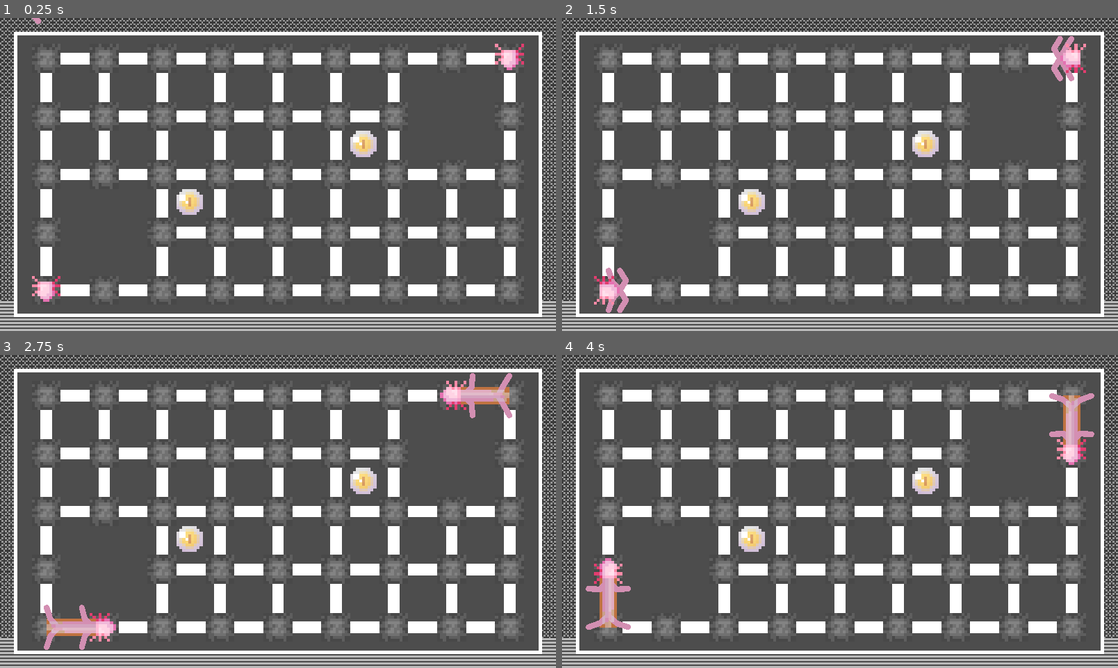
Above: before the commit, frames 1-4 (two rows, left to right).
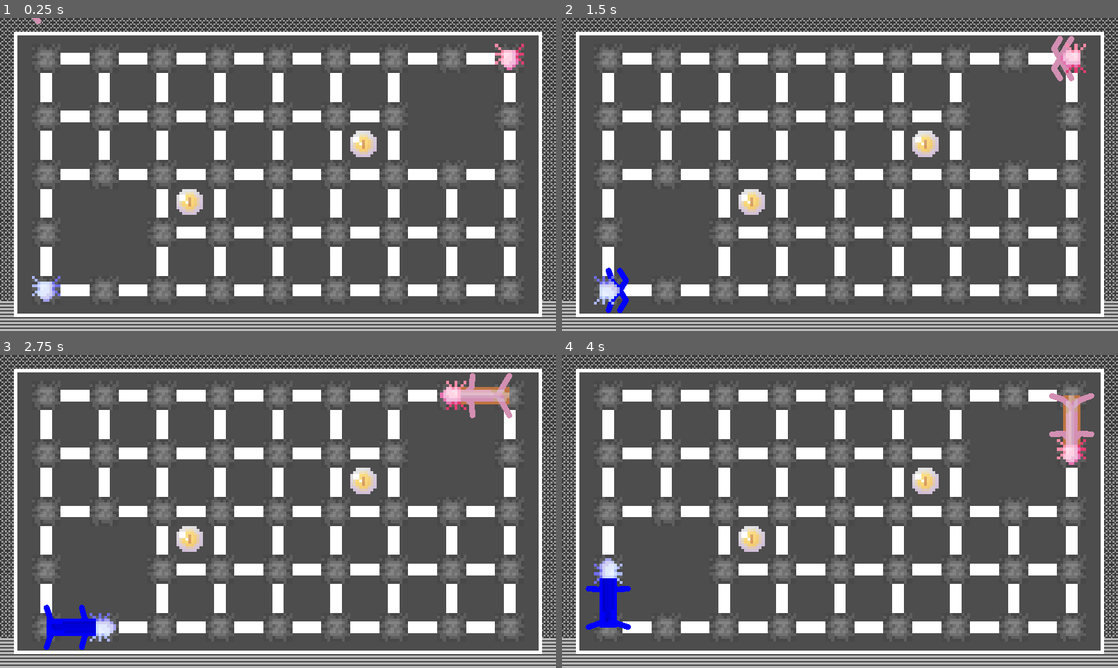
Above: after the commit, the same moments.

Repository: r8114wjbn9118/Hello-Godot-Game-Jam-1
Game: Godot game, scene res://Map/Map.tscn
Same seed, same stepped clock (60 frames per second), same inputs: the game is played once before the commit and once after it. The engine's default icon, where the game draws it, is replaced by a stand-in: a white triangle on a blue panel in a dark square.
Inputs:
- Up to frame 1 (0.25 s): no input
- Up to frame 2 (1.5 s): tap Enter (ui_accept) at 0.5, 0.77 s; hold Right (ui_right) 0.53-1.28 s; hold Z (z) 0.53-1.28 s; hold Down (ui_down) from 1.28 s (still down); tap Z (z) at 1.35 s
- Up to frame 3 (2.75 s): tap Enter (ui_accept) at 1.52, 2 s; release Down (ui_down) at 2.03 s; hold Right (ui_right) from 2.03 s (still down); hold Z (z) from 2.03 s (still down)
- Up to frame 4 (4 s): release Right (ui_right) at 2.78 s; release Z (z) at 2.78 s; hold Up (ui_up) 2.78-3.53 s; tap Z (z) at 2.85 s; tap Enter (ui_accept) at 3.02, 3.77 s; hold Left (ui_left) from 3.53 s (still down); hold Z (z) from 3.53 s (still down)

The runs differ from the first frame. In frame 1, 0.2% of the frame differs, in the area x 5-11%, y 82-91%; in frame 2, 0.5%; in frame 3, 0.9%, in the area x 7-21%, y 79-95%; in frame 4, 0.9%.

Commit message:
add param to set worm color in map

Diff:
--- a/Map/Map.tscn
+++ b/Map/Map.tscn
@@ -48,6 +48,7 @@
 [node name="MainWorm" parent="Worm" instance=ExtResource("9_tj3aa")]
 unique_name_in_owner = true
 position = Vector2(80, 470)
+color = 0
 
 [node name="SubWorm" parent="Worm" instance=ExtResource("9_tj3aa")]
 unique_name_in_owner = true
--- a/Map/wormManager.gd
+++ b/Map/wormManager.gd
@@ -17,7 +17,12 @@
 		main_worm.move_speed = value
 		sub_worm.move_speed = value
 		move_speed = value
-var max_move_distance:int = 8
+var max_move_distance:int = 8:
+	set(value):
+		main_worm.max_move_distance = value
+		sub_worm.max_move_distance = value
+		max_move_distance = value
+
 
 var body = []
 
@@ -30,8 +35,9 @@
 func initialize(move_speed, max_move_distance):
 	self.move_speed = move_speed
 	self.max_move_distance = max_move_distance
-
-	init_pos()
+	main_worm.init()
+	sub_worm.init()
+
 	move_path = [main_worm.game_pos]
 
 	#create_body() # NOTE 已放進Worm
@@ -40,11 +46,8 @@
 	GameManager.prohibit_action(false)
 
 func init_pos():
-	main_worm.game_pos = point_manager.get_point_game_pos(main_worm.position)
-	main_worm.position = point_manager.get_point_position(main_worm.game_pos)
-
-	sub_worm.game_pos = point_manager.get_point_game_pos(sub_worm.position)
-	sub_worm.position = point_manager.get_point_position(sub_worm.game_pos)
+	main_worm.init_pos()
+	sub_worm.init_pos()
 
 #func create_body():
 	#var main_worm_body = main_worm.create_body(max_move_distance)
--- a/MapItems/WormTail/body/BodyLine.gd
+++ b/MapItems/WormTail/body/BodyLine.gd
@@ -1,3 +1,4 @@
+@tool
 extends LineManager
 class_name BodyLine
 
@@ -6,6 +7,15 @@
 @onready var FL = %LegIk_FL
 @onready var BR = %LegIk_BR
 @onready var BL = %LegIk_BL
+
+var leg_color:
+	set(value):
+		leg_color = value
+		if value is Color:
+			if FR: FR.line.default_color = value
+			if FL: FL.line.default_color = value
+			if BR: BR.line.default_color = value
+			if BL: BL.line.default_color = value
 
 func _ready() -> void:
 	## 身體長度
@@ -20,7 +30,7 @@
 
 	var curve:Curve2D = $Path2D.curve
 	curve.clear_points()
-	for i in line.points.duplicate():
+	for i in points:
 		curve.add_point(i)
 	const FRONT_POS = 0.2
 	const BACK_POS = 0.8
@@ -31,17 +41,19 @@
 	Path.progress_ratio = FRONT_POS
 	Path_pos = Path.global_position
 	Path_rotate = Path.global_rotation
-	printt(Path.progress_ratio, Path_pos, Path_rotate)
-	FR.position = Path_pos
-	FR.rotation = Path_rotate + PI/2
-	FL.position = Path_pos
-	FL.rotation = Path_rotate - PI/2
+	FR.global_position = Path_pos
+	FR.global_rotation = Path_rotate + PI/2
+	FR.start_move()
+	FL.global_position = Path_pos
+	FL.global_rotation = Path_rotate - PI/2
+	FL.start_move()
 
 	Path.progress_ratio = BACK_POS
 	Path_pos = Path.global_position
 	Path_rotate = Path.global_rotation
-	printt(Path.progress_ratio, Path_pos, Path_rotate)
-	BR.position = Path_pos
-	BR.rotation = Path_rotate + PI/2
-	BL.position = Path_pos
-	BL.rotation = Path_rotate - PI/2
+	BR.global_position = Path_pos
+	BR.global_rotation = Path_rotate + PI/2
+	BR.start_move()
+	BL.global_position = Path_pos
+	BL.global_rotation = Path_rotate - PI/2
+	BL.start_move()
--- a/MapItems/WormTail/body/LineManager.gd
+++ b/MapItems/WormTail/body/LineManager.gd
@@ -4,39 +4,42 @@
 var point_manager:PointManager
 var line:Line2D
 
+var color:
+	set(value):
+		color = value
+		if value is Color:
+			if line: line.default_color = value
+
 ## 最大距離(格子), 在Map更改max_move_distance
 var max_distance:int = 8
 
-
-func getPoints():
-	return line.points
-func setPoints(arr):
-	line.points = arr
+var points:
+	set(value): line.points = value
+	get: return line.points
 
 var length:int = 10
-func init(head, point_manager) -> void:
-	printt(head, point_manager)
-
+func init(head, point_manager, color) -> void:
 	if point_manager is PointManager:
 		self.point_manager = point_manager
 		GRID_SIZE = point_manager.tile_set.tile_size
 		GRID_OFFSET = point_manager.position + GRID_SIZE / 2
 
+	self.color = color
+
+	var arr = []
 	var pos = head.position
-	var arr = []
 	for i in range(length * max_distance):
 		arr.append(pos)
-	line.points = arr
+	points = arr
 
-func setHead(pos)-> void:
-	print(pos)
-	line.points[0] = pos
+	move(pos)
+
 
 ## 頭部移動時連帶執行
 func move(pos) -> void:
-	setHead(pos)
+	points[0] = pos
 
-	var arr = line.points.duplicate()
+	var arr = points
 	for i in range(1, arr.size()):
 		if (arr[i] - arr[i-1]).length() > length:
 			arr[i] = (arr[i] - arr[i-1]).normalized() * length + arr[i-1]
@@ -46,7 +49,7 @@
 			## 直接跳出減少循環帶來的計算量
 			break
 	# 將節點位置對齊到網格
-	line.points = arr
+	points = arr
 
 
 var GRID_SIZE: Vector2 = Vector2.ONE * 100 # 假設網格大小為100x100
--- a/MapItems/WormTail/body/PathLine.gd
+++ b/MapItems/WormTail/body/PathLine.gd
@@ -1,5 +1,11 @@
+@tool
 extends LineManager
 class_name PathLine
 
+func init(head, point_manager, color):
+	max_distance = head.max_move_distance
+
+	super.init(head, point_manager, color)
+
 func _ready() -> void:
 	line = %PathLine
--- a/MapItems/WormTail/body/WormBody.tscn
+++ b/MapItems/WormTail/body/WormBody.tscn
@@ -23,9 +23,8 @@
 
 [node name="PathLine" type="Line2D" parent="Path"]
 unique_name_in_owner = true
-points = PackedVector2Array(0, 0, 197, 0)
 width = 30.0
-default_color = Color(0.750604, 0.452951, 0.254425, 1)
+default_color = Color(0.74902, 0.454902, 0.254902, 1)
 
 [node name="Body" type="Node2D" parent="."]
 unique_name_in_owner = true
@@ -59,9 +58,8 @@
 [node name="BodyLine" type="Line2D" parent="Body"]
 unique_name_in_owner = true
 top_level = true
-points = PackedVector2Array(94, 39, 181, 58)
 width = 20.0
-default_color = Color(0.881937, 0.881937, 0.881937, 1)
+default_color = Color(0.882353, 0.882353, 0.882353, 1)
 texture = ExtResource("2_q8g0w")
 texture_mode = 2
 joint_mode = 2
--- a/MapItems/WormTail/body/worm_body.gd
+++ b/MapItems/WormTail/body/worm_body.gd
@@ -4,7 +4,53 @@
 signal change_state(target, old_state, new_state)
 signal move_finish_signal()
 
-@export var move_speed:float = 200
+var color_list = [
+	{ ## NOTE 需要調整
+		"head_img": "res://image/洞螈圖示（粉／藍）/藍藍洞螈.png",
+		"path_color": Color("blue"),
+		"body_color": Color("blue"),
+		"leg_color": Color("blue"),
+	},
+	{
+		"head_img": "res://image/洞螈圖示（粉／藍）/粉紅洞螈.png",
+		"path_color": Color("bf7441"),
+		"body_color": Color("e1e1e1"),
+		"leg_color": Color("d38fb2")
+	},
+]
+enum COLOR_TYPE {BLUE = 0, PINK = 1}
+@export var color:COLOR_TYPE = COLOR_TYPE.PINK:
+	set(value):
+		printt(self, color, value)
+		color = value
+		var args = color_list[value]
+		head_img = args.head_img
+		path_color = args.path_color
+		body_color = args.body_color
+		leg_color = args.leg_color
+
+var head_img:
+	set(value):
+		head_img = value
+		var head = %Head
+		if value and head:
+			var img = load(value)
+			head.texture = img
+var path_color:
+	set(value):
+		path_color = value
+		if value is Color:
+			if _pathLine: _pathLine.color = value
+var body_color:
+	set(value):
+		body_color = value
+		if value is Color:
+			if _bodyLine: _bodyLine.color = value
+var leg_color:
+	set(value):
+		leg_color = value
+		if value is Color:
+			if _bodyLine: _bodyLine.leg_color = value
 
 @onready var point_manager = %Point
 
@@ -13,13 +59,24 @@
 		change_state.emit(self, state, value)
 		state = value
 
+var move_speed:float = 200
+var max_move_distance:int = 8
+
 var game_pos:Vector2i
 var target_game_pos
 var target_pos
 
 #var action_distance:int = 1 # 行動距離
 
+func init():
+	init_pos()
+	_pathLine.init(self, point_manager, path_color)
+	_bodyLine.init(self, point_manager, body_color)
+	color = color
 
+func init_pos():
+	game_pos = point_manager.get_point_game_pos(position)
+	position = point_manager.get_point_position(game_pos)
 
 func _physics_process(delta: float):
 	if state == GameManager.ACTION.MOVE:
@@ -28,14 +85,12 @@
 
 
 #region by DF
-@onready var _pathLine := %Path
-@onready var _bodyLine := %Body
+@onready var _pathLine:PathLine = %Path
+@onready var _bodyLine:BodyLine = %Body
 # Called when the node enters the scene tree for the first time.
 func _ready() -> void:
-	_pathLine.init(self, point_manager)
-	_bodyLine.init(self, point_manager)
-	_pathLine.move(position)
-	_bodyLine.move(position)
+	_pathLine.visible = not Engine.is_editor_hint()
+	_bodyLine.visible = not Engine.is_editor_hint()
 
 func set_pos(game_pos): # NOTE 由UNDO調用
 	rotation = Vector2(self.game_pos - game_pos).angle() - PI / 2
@@ -54,8 +109,8 @@
 func _move(): # NOTE move  (不應該被直接調用)
 	pass
 func _unmove(PathPoints, BodyPoints): # NOTE move 的反向操作 (不應該被直接調用)
-	_pathLine.setPoints(PathPoints)
-	_bodyLine.setPoints(BodyPoints)
+	_pathLine.points = PathPoints
+	_bodyLine.points = BodyPoints
 	_pathLine.move(position)
 	_bodyLine.move(position)
 
@@ -65,7 +120,7 @@
 	_undoRedo.create_action("nothing")
 	_undoRedo.add_undo_method(_move)
 	#print_tree_pretty()
-	_undoRedo.add_undo_method(_unmove.bind(_pathLine.getPoints(), _bodyLine.getPoints()))
+	_undoRedo.add_undo_method(_unmove.bind(_pathLine.points, _bodyLine.points))
 	_undoRedo.commit_action()
 func Undo():
 	if _undoRedo.has_undo():
--- a/MapItems/WormTail/legIK/LegIK.tscn
+++ b/MapItems/WormTail/legIK/LegIK.tscn
@@ -3,7 +3,6 @@
 [ext_resource type="Script" path="res://MapItems/WormTail/legIK/leg_ik.gd" id="1_eerbp"]
 
 [node name="LegIk" type="Node2D"]
-top_level = true
 script = ExtResource("1_eerbp")
 
 [node name="Node" type="Node2D" parent="."]
@@ -11,7 +10,7 @@
 
 [node name="Line2D" type="Line2D" parent="Node"]
 unique_name_in_owner = true
-points = PackedVector2Array(0, 0, 17, -10.5357, 34, 0)
+points = PackedVector2Array(0, 0, 14, 0, 34, 0)
 default_color = Color(0.827451, 0.560784, 0.698039, 1)
 joint_mode = 2
 begin_cap_mode = 2
--- a/MapItems/WormTail/legIK/leg_ik.gd
+++ b/MapItems/WormTail/legIK/leg_ik.gd
@@ -1,18 +1,42 @@
 @tool
 extends Node2D
 
-#@onready var
-@onready var old_points = %Line2D.points
+@onready var line = %Line2D
+
 var need_update = true
+var old_points
+
+var points:
+	set(value): line.points = value
+	get: return line.points
+
+func start_move():
+	need_update = true
+
+func _ready() -> void:
+	var list = []
+	for i in range(3):
+		list.append(Vector2.ZERO)
+	points = list
+	old_points = points
 
 const LENGTH = 20.0
 const STEP_LENGTH = 20.0
 # Called every frame. 'delta' is the elapsed time since the previous frame.
 func _process(delta: float) -> void:
+	if need_update:
+		update()
+		if points == old_points:
+			need_update = false
+			printt(self, points == old_points)
+		old_points = points
+
+func update():
 	var StartAt:Vector2 = global_position
 	var EndAt:Vector2 = %LegEnd.global_position
 	if (%LegEnd.global_position - %Target.global_position).length() > STEP_LENGTH: # 重置落腳點
 		%LegEnd.global_position = %Target.global_position
+
 	for i in range(10):
 		FABRIK_F(StartAt, EndAt)
 		FABRIK_I(StartAt, EndAt)
@@ -20,17 +44,17 @@
 
 
 func FABRIK_F(start:Vector2, end:Vector2):  # 正向
-	var arr:PackedVector2Array = %Line2D.points
+	var arr:PackedVector2Array = points
 	arr[0] = start
 	for i in range(1, arr.size()):
 		if (arr[i] - arr[i-1]).length() > LENGTH:
 			arr[i] = (arr[i] - arr[i-1]).normalized() * LENGTH + arr[i-1]
-	%Line2D.points = arr
+	points = arr
 
 func FABRIK_I(start:Vector2, end:Vector2):  # 反向
-	var arr:PackedVector2Array = %Line2D.points
+	var arr:PackedVector2Array = points
 	arr[-1] = end
 	for i in range(arr.size() - 2, -1, -1): # 反向
 		if (arr[i] - arr[i+1]).length() > LENGTH:
 			arr[i] = (arr[i] - arr[i+1]).normalized() * LENGTH + arr[i+1]
-	%Line2D.points = arr
+	points = arr
